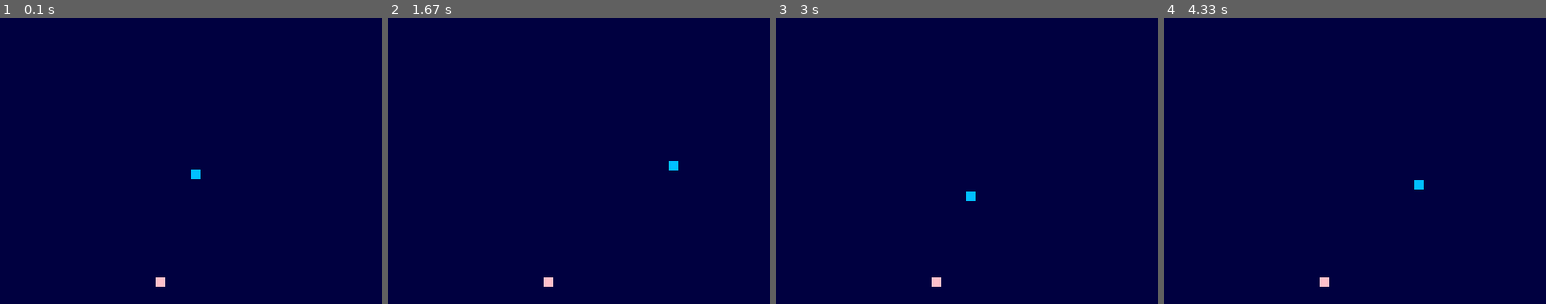
Above: before the commit, frames 1-4 (left to right).
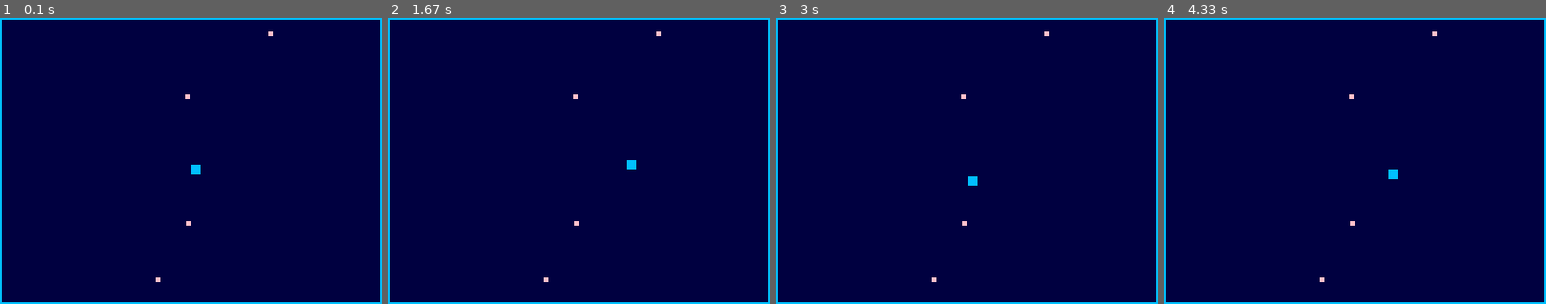
Above: after the commit, the same moments.

Repository: gentimouton/swarch
Game: pygame game, started from solo/whale.py
The game is run twice, just before and just after one commit, with the same random seed, the same clock (stepped at 60 frames per second) and the same inputs.
Inputs:
- Up to frame 1 (0.1 s): no input
- Up to frame 2 (1.67 s): hold Right 0.33-0.8 s; hold Up 0.83-1.13 s; hold Right 1.17-1.63 s
- Up to frame 3 (3 s): hold Left 1.67-2.2 s; hold Down 2.23-2.53 s; hold Left 2.57-2.97 s
- Up to frame 4 (4.33 s): hold Up 3-3.37 s; hold Right 3.4-4.03 s; hold Down from 4.07 s (still down)

The runs differ from the first frame. In frame 1, 2.5% of the frame differs, in the area x 0-100%, y 0-100%; in frame 2, 2.6%; in frame 3, 2.6%; in frame 4, 2.6%.

Commit message:
solo whale with multiple pellets and walls; multiplayer whale not working

Diff:
--- a/command-relay/client.py
+++ b/command-relay/client.py
@@ -1,46 +1,67 @@
 from random import randint
 
-import pygame
+from pygame import Rect, init as pygame_init
+from pygame.display import set_mode
+from pygame.time import Clock
 from pygame.locals import KEYDOWN, QUIT, K_ESCAPE, K_UP, K_DOWN, K_LEFT, K_RIGHT
 
 from network import Handler, poll
 
 
-myname = randint(0, 10 ** 9)  # avoid name collisions
-players = {}  # map names to rectangles
+myname, mybox = None, None  # myname is given by the server
+players = {}  # map player name to rectangle
+pellets = []
 
 class Client(Handler):
 
-    def on_open(self):
-        self.do_send({'msgtype':'join', 'name':myname})
+    def on_msg(self, data):
+        msgtype, name = data['msg_type'], data['name']
 
-    def on_msg(self, data):
-        msgtype, name = data['msgtype'], data['name']
-        if msgtype == 'join':  # someone joined
-            players[name] = pygame.Rect(200, 150, 10, 10)
-        elif msgtype == 'leave':  # someone left
+        if msgtype == 'welcome':
+            for id, state in data['pellets']:  # create all pellets
+                left, top, width, height = tuple(state)
+                pellets.append(Rect(left, top, width, height))
+            for name, state in data['players']:  # create all players
+                left, top, width, height = tuple(state)
+                players[name] = Rect(left, top, width, height)
+            myname, mybox = name, players[name]
+
+        elif msgtype == 'join' and name != myname:  # ignore my join message
+            left, top, width, height = tuple(data['state'])
+            players[name] = Rect(left, top, width, height)
+
+        elif msgtype == 'leave':
             del players[name]
-        elif msgtype == 'move':  # someone moved
-            top, left = data['top'], data['left']
-            players[name] = pygame.Rect(left, top, 10, 10)
+
+        elif msgtype == 'move' and name != myname:  # ignore my move messages
+            left, top, width, height = tuple(data['state'])
+            players[name] = Rect(left, top, width, height)
+
+        elif msgtype == 'eat':
+            # TODO: if name is myname, don't update my left,top
+            left, top, width, height = tuple(data['state'])
+            players[name] = Rect(left, top, width, height)
+            pellets[data['pellet_index']] = data['new_pellet']
+
+
+
 
 client = Client('localhost', 8888)
 
-pygame.init()
-screen = pygame.display.set_mode((400, 300))
-screen.fill((0, 0, 0))  # black
+pygame_init()
+screen = set_mode((400, 300))
+clock = Clock()
 
-myrect = pygame.Rect(200, 150, 10, 10)  # start position: middle of the screen
-dx, dy = 0, 1  # starting direction: down
-
-clock = pygame.time.Clock()
+borders = [Rect(0, 0, 2, 300), Rect(0, 0, 400, 2),
+           Rect(398, 0, 2, 300), Rect(0, 298, 400, 2)]
+dx, dy = 0, 1  # start direction: down
+delay = 0  # start moving right away
 
 while True:
-    clock.tick(20)
-    poll()  # push and pull network messages
+    clock.tick(50)  # frames per second
 
-    for event in pygame.event.get():  # keyboard inputs
-        if (event.type == QUIT):
+    for event in pygame.event.get():  # inputs
+        if event.type == QUIT:
             exit()
         if event.type == KEYDOWN:
             key = event.key
@@ -55,15 +76,30 @@
             elif key == K_RIGHT:
                 dx, dy = 1, 0
 
-    if not client.connected:  # display only after we connect
+    if not myname:  # until we receive a 'welcome' message
         continue
 
-    myrect.move_ip(dx, dy)  # update my game state and forward it to others
-    client.do_send({'msgtype': 'move', 'name': myname,
-                    'top': myrect.top, 'left': myrect.left})
+    delay -= 4
 
-    screen.fill((0, 0, 0))  # black
-    pygame.draw.rect(screen, (255, 0, 0), myrect)  # red
-    for rect in other_players.values():
-        pygame.draw.rect(screen, (255, 255, 255), rect)  # white
+#     if mybox.collidelist(borders) != -1:  # game over
+#         mybox = Rect(200, 150, 10, 10)  # back to middle of the screen
+#         delay = 0  # move right away
+
+    if delay <= 0:
+        mybox.move_ip(dx, dy)  # update position
+        delay = (mybox.width - 10) / 2  # number of pellets eaten so far
+        client.do_send({'msg_type': 'move',
+                        'state': [mybox.left, mybox.top, mybox.w, mybox.h]})
+
+    p_index = mybox.collidelist(pellets)
+    if p_index != -1:  # ate a pellet: grow, and replace a pellet
+        client.do_send({'msg_type': 'eat',
+                        'pellet_index': p_index})
+
+
+    screen.fill((0, 0, 64))  # dark blue
+    [pygame.draw.rect(screen, (0, 191, 255), b) for b in borders]  # red
+    [pygame.draw.rect(screen, (255, 192, 203), p) for p in pellets]  # shrimp
+    [pygame.draw.rect(screen, (255, 0, 0), p) for p in other_players]  # red
+    pygame.draw.rect(screen, (0, 191, 255), mybox)  # Deep Sky Blue
     pygame.display.update()
--- a/command-relay/server.py
+++ b/command-relay/server.py
@@ -1,5 +1,21 @@
 from time import sleep
 from network import Listener, Handler, poll
+from random import randint
+
+# gameplay
+
+pellets = []
+for _ in range(4):  # 4 pellets in the game
+    pellets.append([randint(0, 390), randint(0, 290), 5, 5])
+
+players = {}  # map id to rectangle
+player_id = 0
+def add_player():
+    player_id += 1
+    players[player_id] = [randint(0, 390), randint(0, 290), 10, 10]
+    return player_id
+
+# network
 
 handlers = set()
 def broadcast(msg):
@@ -9,28 +25,50 @@
 class MyHandler(Handler):
 
     def on_open(self):
-        self.myname = ''
+        self.myname = add_player()  # create a new player
         handlers.add(self)
+        self.do_send({'msg_type': 'welcome',
+                      'name': self.myname,
+                      'players': players,
+                      'pellets': pellets})  # send him the whole game state
+        broadcast({'msg_type': 'join',
+                   'name': self.myname,
+                   'state': players[self.myname]})  # tell everyone about him
 
     def on_close(self):
+        del players[self.myname]
         handlers.remove(self)
-        broadcast({'msgtype': 'leave', 'name': self.myname})
+        broadcast({'msg_type': 'leave', 'name': self.myname})
 
     def on_msg(self, data):
-        msgtype = data['msgtype']
-        name = data['name']
-        if msgtype == 'join':  # the player joined: forward his/her name
-            self.myname = name
-            broadcast({'msgtype': 'join', 'name': name})
-        elif msgtype == 'move':
-            top, left = data['top'], data['left']
-            broadcast({'msgtype': 'move', 'name': name,
-                       'top': top, 'left': left})
+        msgtype = data['msg_type']
+
+        if msgtype == 'move':  # forward the move to everyone
+            broadcast({'msg_type': 'move',
+                       'name': self.myname,
+                       'state': data['state']})
+
+        elif msgtype == 'eat':  # replace pellet, grow player, and forward new game state
+            p_index = data['pellet_index']
+            pellets[p_index] = [randint(0, 390), randint(0, 290), 5, 5]
+            w, h = players[self.myname][2] * 1.2, players[self.myname][3] * 1.2
+            players[self.myname][2] = w
+            players[self.myname][3] = h
+
+            broadcast({'msg_type': 'eat',
+                       'name': self.myname,
+                       'pellet_index': p_index,
+                       'new_pellet': pellets[p_index],
+                       'size': [w, h]})
+
 
 class Server(Listener):
     handlerClass = MyHandler
 
 server = Server(8888)
+
+
+# loop
 while 1:
     poll()
     sleep(.05)  # 50ms, 20 frames per second
--- a/solo/whale.py
+++ b/solo/whale.py
@@ -6,17 +6,17 @@
 
 pygame.init()
 screen = pygame.display.set_mode((400, 300))
+clock = pygame.time.Clock()
 
-pellet = pygame.Rect(randint(0, 390), randint(0, 290), 10, 10)
+borders = [pygame.Rect(0, 0, 2, 300), pygame.Rect(0, 0, 400, 2),
+           pygame.Rect(398, 0, 2, 300), pygame.Rect(0, 298, 400, 2)]
+pellets = [pygame.Rect(randint(0, 390), randint(0, 290), 5, 5) for _ in range(4)]
 mybox = pygame.Rect(200, 150, 10, 10)  # start in middle of the screen
 dx, dy = 0, 1  # start direction: down
-delay = 1 # start by moving every frame
-speed = 20
-
-clock = pygame.time.Clock()
+delay = 0  # start moving right away
 
 while True:
-    clock.tick(100)  # frames per second
+    clock.tick(50)  # frames per second
 
     for event in pygame.event.get():  # inputs
         if event.type == QUIT:
@@ -34,19 +34,20 @@
             elif key == K_RIGHT:
                 dx, dy = 1, 0
 
-
-    if (delay >= speed):
-        delay = 1
-    else:
+    delay -= 4
+    if mybox.collidelist(borders) != -1:  # game over
+        mybox = pygame.Rect(200, 150, 10, 10)  # back to middle of the screen
+        delay = 0  # move right away
+    if delay <= 0:
         mybox.move_ip(dx, dy)  # update position
-        delay += 1
-    if mybox.colliderect(pellet): # ate a pellet: grow, and place new pellet
-        pellet = pygame.Rect(randint(0, 180), randint(0, 180), 10, 10)
-        mybox.inflate_ip(2, 2)
-        speed -= 1 # move slower as you grow bigger
-        delay = 1
+        delay = (mybox.width - 10) / 2  # number of pellets eaten so far
+    p_index = mybox.collidelist(pellets)
+    if p_index != -1:  # ate a pellet: grow, and replace a pellet
+        pellets[p_index] = pygame.Rect(randint(10, 380), randint(10, 280), 5, 5)
+        mybox.size = mybox.width * 1.2, mybox.height * 1.2
 
     screen.fill((0, 0, 64))  # dark blue
     pygame.draw.rect(screen, (0, 191, 255), mybox)  # Deep Sky Blue
-    pygame.draw.rect(screen, (255, 192, 203), pellet)  # pink
+    [pygame.draw.rect(screen, (255, 192, 203), p) for p in pellets]  # pink
+    [pygame.draw.rect(screen, (0, 191, 255), b) for b in borders]  # red
     pygame.display.update()
